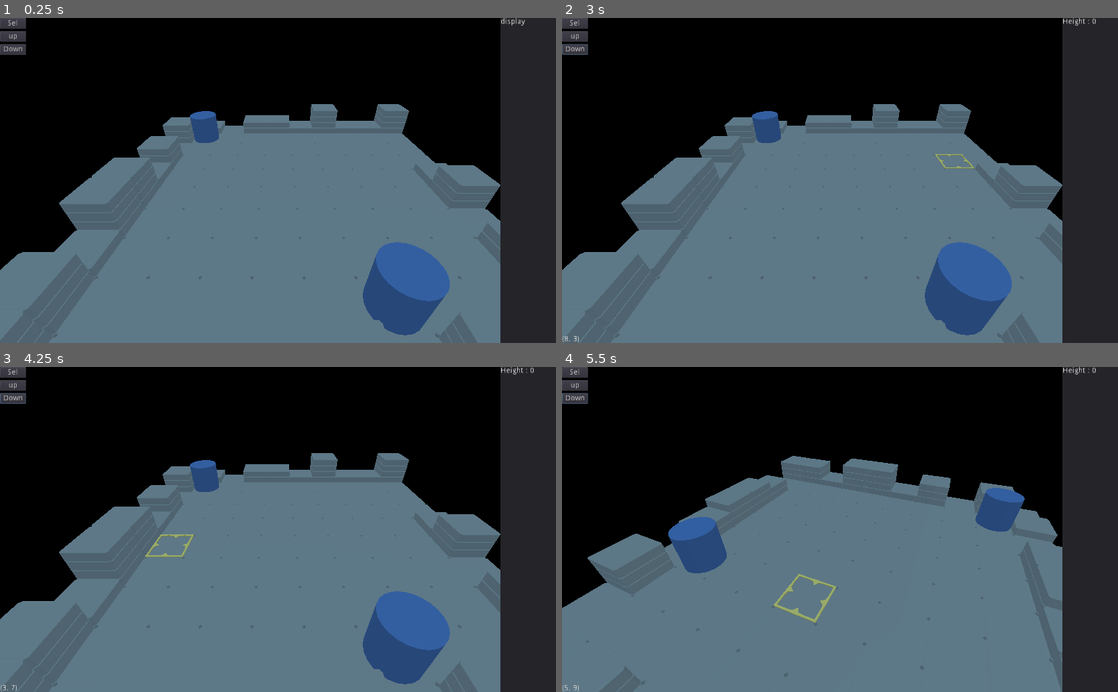
Above: before the commit, frames 1-4 (two rows, left to right).
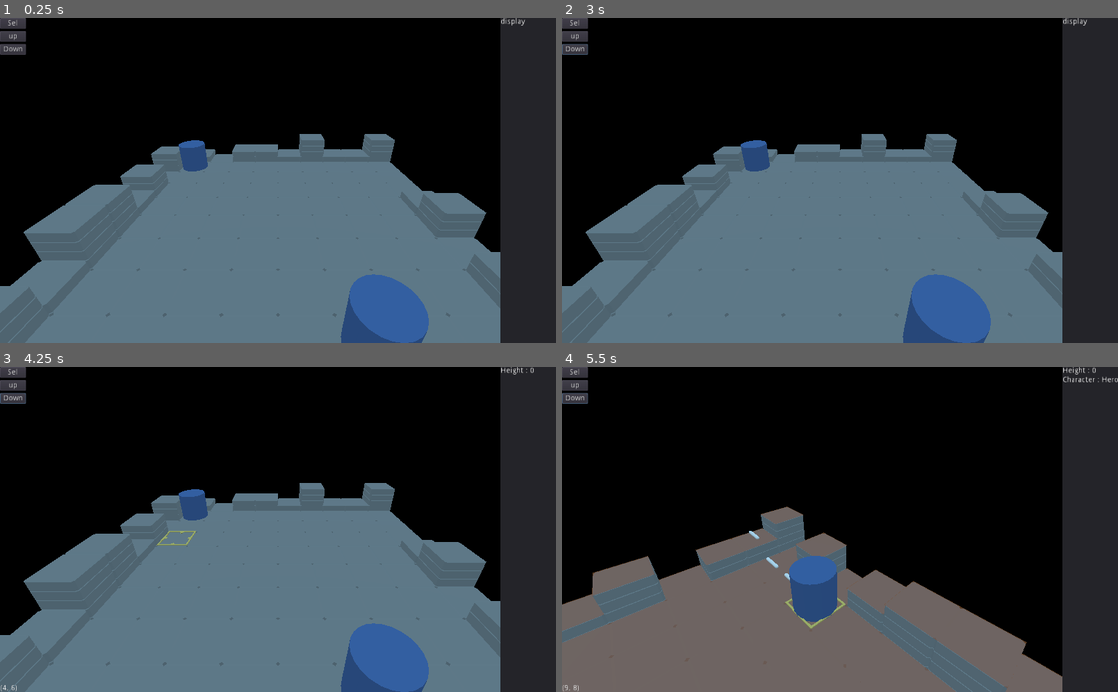
Above: after the commit, the same moments.

Repository: Ravath/RPG_Simu3D
Game: Godot game, scene res://Scenes/Simulation/Map.tscn
Same seed, same stepped clock (60 frames per second), same inputs: the game is played once before the commit and once after it.
Inputs (mouse positions are in pixels of both pictures, inside the frame that each line leads up to):
- Up to frame 1 (0.25 s): no input
- Up to frame 2 (3 s): click "Sel" at 0.5 s; click "up" at 1.25 s; click "Down" at 2 s; tap Enter at 2.75 s; move the mouse to (962, 164) at 2.77 s; hold Right (ui_right) from 2.78 s (still down); hold Q from 2.78 s (still down); click (962, 164) at 2.92 s
- Up to frame 3 (4.25 s): release Right (ui_right) at 3.5 s; release Q at 3.5 s; tap Space at 3.5 s; drag from (166, 545) to (250, 594) at 3.52 s
- Up to frame 4 (5.5 s): tap Enter at 4.25 s; move the mouse to (895, 458) at 4.27 s; hold Right (ui_right) 4.28-5 s; hold E 4.28-5 s; click (895, 458) at 4.42 s; drag from (812, 594) to (673, 480) at 5.02 s

The runs differ from the first frame. In frame 1, 16% of the frame differs, in the area x 0-90%, y 26-100%; in frame 2, 16%; in frame 3, 16%; in frame 4, 48%, in the area x 0-100%, y 2-100%.

Commit message:
Clean the 3D structure

Diff:
--- a/Scenes/Simulation/ArrowDrawer.gd
+++ b/Scenes/Simulation/ArrowDrawer.gd
@@ -2,13 +2,16 @@
 
 
 # The tile dimensions
-const W = 2
-const H = 0.5
-const epsilon = H/2
+var W
+var H
+var epsilon
 
 
 # Called when the node enters the scene tree for the first time.
 func _ready():
+	W = get_parent().TILE_WIDTH
+	H = get_parent().TILE_HEIGHT
+	epsilon = H/2
 	pass # Replace with function body.
 
 
@@ -26,7 +29,6 @@
 	while c :
 		count += 1
 		c = c.previous
-		# TODO add 1 each time there is an elevation
 
 	# instantiate and positionate the highlight
 	self.multimesh.instance_count = count
@@ -38,7 +40,6 @@
 		var position = Transform()
 		var alt = map.get_height(c.position)
 		position.origin = Vector3(c.position.x * W, (alt+0.5)*H + epsilon, c.position.y * W)
-#		position = position.translated(Vector3(c.position.x * W, (alt+0.5)*H + epsilon, c.position.y * W))
 
 		# do rotation
 		if c.previous :
--- a/Scenes/Simulation/Camera.gd
+++ b/Scenes/Simulation/Camera.gd
@@ -1,10 +1,12 @@
 extends Position3D
 
-var CAMERA_SPEED = 0.1
+var CAMERA_SPEED = 0.2
 
 # Called when the node enters the scene tree for the first time.
 func _ready():
-	$Camera.transform = $Camera.transform.looking_at(self.transform.origin, Vector3.UP)
+	# TODO maybe fix this :
+	# code line removed because the current code is not robust to this initial rotation for some reason
+#	$Camera.transform = $Camera.transform.looking_at(self.transform.origin, Vector3.UP)
 	pass
 
 
--- a/Scenes/Simulation/CharacterDisplayer.gd
+++ b/Scenes/Simulation/CharacterDisplayer.gd
@@ -2,13 +2,15 @@
 
 
 # The tile dimensions
-const W = 2
-const H = 0.5
+var W
+var H
 const C_H = 2 # Character height
 
 
 # Called when the node enters the scene tree for the first time.
 func _ready():
+	W = get_parent().TILE_WIDTH
+	H = get_parent().TILE_HEIGHT
 	pass # Replace with function body.
 
 func update_characters(var map):
--- /dev/null
+++ b/Scenes/Simulation/Display3D.gd
@@ -0,0 +1,39 @@
+extends Spatial
+
+
+const TILE_WIDTH = 2	# size of a 3D model tile
+const TILE_HEIGHT = 0.5	# height of a 3D model tile
+
+var map	# the map to display
+
+# Called when the node enters the scene tree for the first time.
+func _ready():
+	pass # Replace with function body.
+
+func set_map(new_map):
+	self.map = new_map #MapData
+	$TileBuilder_Square.update_grid(map)
+	$CharacterDisplayer.update_characters(map)
+
+func update_tile_at(coordinate2D):
+	$TileBuilder_Square.update_tile_at(map, coordinate2D)
+	$CharacterDisplayer.update_characters(map)
+
+func update_characters():
+	$CharacterDisplayer.update_characters(map)
+
+func set_selection_cursor(pos):
+	$Selector.transform.origin = Vector3(
+		pos.x * TILE_WIDTH ,
+		map.grid[pos.x][pos.y] * TILE_HEIGHT,
+		pos.y * TILE_WIDTH ) + Vector3.UP * 0.3
+
+func highlight_zone(zone):
+	# draw a highlighting for the given tiles
+	# zone : Vector2[] of the tiles to highlight
+	$ZoneHighlighter.set_highlight(map, zone)
+
+func draw_line(start_node) :
+	# draw a pathline starting from the given navigation node nav_node
+	# zone : nav_node of the path to show
+	$ArrowDrawer.draw_line(map, start_node)
--- a/Scenes/Simulation/Map.gd
+++ b/Scenes/Simulation/Map.gd
@@ -4,7 +4,7 @@
 var current_tool = null	# current tool used on click (null for selection only)
 var selected_character = null # the currently selected Character
 var walkable # walkable zone of the selected character
-var current_coordinate : Vector2 # last known Coordinate of the mouse
+var current_coordinate : Vector2 # last known Grid Coordinates of the mouse
 
 # Called when the node enters the scene tree for the first time.
 func _ready():
@@ -26,14 +26,14 @@
 	map.add_character(c2)
 
 	# give map to display module
-	$TileBuilder_Square.set_map(map)
+	$Display3D.set_map(map)
 	map.connect("updated_tile_height", self, "_on_updated_tile_height")
 
 func _on_updated_tile_height(coordinate2D):
 	# when the map has been changed, update the 3D model
-	$TileBuilder_Square.update_tile_at(coordinate2D)
+	$Display3D.update_tile_at(coordinate2D)
 
-func _on_tile_selected(coordinate):
+func Tile_Left_Click(coordinate):
 
 	# selection process
 	var display = "Height : "
@@ -57,15 +57,36 @@
 	if selected_character:
 		update_walkable_zone(selected_character)
 	else :
-		$TileBuilder_Square.highlight_zone(null)
-		$TileBuilder_Square.draw_line(null)
+		$Display3D.highlight_zone(null)
+		$Display3D.draw_line(null)
+
+func Tile_Right_Click(coordinate2D):
+	if selected_character and walkable :
+		# find navigation node and go if any
+		var end_node = find_nav_node(coordinate2D)
+		if end_node:
+			selected_character.position = end_node.position
+			$Display3D.update_characters()
+			# redo the selection stuff
+			Tile_Left_Click(coordinate2D)
+#			update_walkable_zone(selected_character)
+			$Display3D.set_selection_cursor(coordinate2D)
+
+func Tile_Mouse_Enters(coordinate2D):
+	$Coordinate.set_text(str(coordinate2D))
+
+	# if a character is selected, display the path up to the current tile
+	if selected_character and walkable :
+		var end_node = find_nav_node(coordinate2D)
+		if end_node:
+			$Display3D.draw_line(end_node)
 
 func update_walkable_zone(character) :
 	walkable = character.find_walkable(map)
 	var zone = []
-	for wz in walkable:
-		zone.append(wz.position)
-	$TileBuilder_Square.highlight_zone(zone)
+	for node in walkable:
+		zone.append(node.position)
+	$Display3D.highlight_zone(zone)
 
 func find_nav_node(coordinate2D):
 	# Find the nav_node in the walkable zone that arrives at the given coordinates
@@ -78,29 +99,22 @@
 
 func _on_TileBuilder_Square_mouse_tile_event(event, coordinate2D):
 
-	#move the character on RIGHT_CLICK
-	if event is InputEventMouseButton and event.button_index == BUTTON_RIGHT and event.pressed \
-	and selected_character and walkable :
-		# find navigation node and go if any
-		var end_node = find_nav_node(coordinate2D)
-		if end_node:
-			selected_character.position = end_node.position
-			$TileBuilder_Square.update_characters()
-			# redo the selection stuff
-			_on_tile_selected(coordinate2D)
-#			update_walkable_zone(selected_character)
-			$TileBuilder_Square.set_selection_cursor(coordinate2D)
+	# Do mouse action on LEFT_CLICK
+	if event is InputEventMouseButton and event.button_index == BUTTON_LEFT and event.pressed :
 
-	# update the current tile under the mouse
+		Tile_Left_Click(coordinate2D)
+		$Display3D.set_selection_cursor(coordinate2D)
+
+	# Move the selected character on RIGHT_CLICK
+	elif event is InputEventMouseButton and event.button_index == BUTTON_RIGHT and event.pressed :
+
+		Tile_Right_Click(coordinate2D)
+
+	# update the DisplayPanels with the tile info of the one under the mouse
 	if current_coordinate != coordinate2D:
 		current_coordinate = coordinate2D
-		$Coordinate.set_text(str(coordinate2D))
 
-		# if a character is selected, display the path up to the current tile
-		if selected_character and walkable :
-			var end_node = find_nav_node(coordinate2D)
-			if end_node:
-				$TileBuilder_Square.draw_line(end_node)
+		Tile_Mouse_Enters(coordinate2D)
 
 func _on_Button_select_pressed():
 	current_tool = null
--- a/Scenes/Simulation/Map.tscn
+++ b/Scenes/Simulation/Map.tscn
@@ -8,6 +8,7 @@
 [ext_resource path="res://Scenes/Simulation/ZoneHighlighter.gd" type="Script" id=6]
 [ext_resource path="res://Scenes/Simulation/CharacterDisplayer.gd" type="Script" id=7]
 [ext_resource path="res://Scenes/Simulation/ArrowDrawer.gd" type="Script" id=8]
+[ext_resource path="res://Scenes/Simulation/Display3D.gd" type="Script" id=9]
 
 [sub_resource type="MultiMesh" id=1]
 transform_format = 1
@@ -96,36 +97,38 @@
 [node name="Map" type="Spatial"]
 script = ExtResource( 3 )
 
-[node name="TileBuilder_Square" type="MultiMeshInstance" parent="."]
-transform = Transform( 0.5, 0, 0, 0, 0.5, 0, 0, 0, 0.5, -4, 0, -4 )
+[node name="Camera" parent="." instance=ExtResource( 1 )]
+transform = Transform( 1, 0, 0, 0, 1, 0, 0, 0, 1, 9, 4, 14 )
+
+[node name="Display3D" type="Spatial" parent="."]
+script = ExtResource( 9 )
+
+[node name="TileBuilder_Square" type="MultiMeshInstance" parent="Display3D"]
 multimesh = SubResource( 1 )
 script = ExtResource( 2 )
 
-[node name="Click_detection" type="Area" parent="TileBuilder_Square"]
+[node name="Click_detection" type="Area" parent="Display3D/TileBuilder_Square"]
 visible = false
 
-[node name="CollisionShape" type="CollisionShape" parent="TileBuilder_Square/Click_detection"]
+[node name="CollisionShape" type="CollisionShape" parent="Display3D/TileBuilder_Square/Click_detection"]
 transform = Transform( 1, 0, 0, 0, 0.25, 0, 0, 0, 1, 0, 0, 0 )
 shape = SubResource( 2 )
 
-[node name="Selector" type="MeshInstance" parent="TileBuilder_Square"]
-transform = Transform( 1, 0, 0, 0, 1, 0, 0, 0, 1, 0, -5, 0 )
+[node name="Selector" type="MeshInstance" parent="Display3D"]
 mesh = ExtResource( 5 )
 material/0 = SubResource( 6 )
 
-[node name="ZoneHighlighter" type="MultiMeshInstance" parent="TileBuilder_Square"]
+[node name="ZoneHighlighter" type="MultiMeshInstance" parent="Display3D"]
 multimesh = SubResource( 9 )
 script = ExtResource( 6 )
 
-[node name="CharacterDisplayer" type="MultiMeshInstance" parent="TileBuilder_Square"]
+[node name="CharacterDisplayer" type="MultiMeshInstance" parent="Display3D"]
 multimesh = SubResource( 12 )
 script = ExtResource( 7 )
 
-[node name="ArrowDrawer" type="MultiMeshInstance" parent="TileBuilder_Square"]
+[node name="ArrowDrawer" type="MultiMeshInstance" parent="Display3D"]
 multimesh = SubResource( 14 )
 script = ExtResource( 8 )
-
-[node name="Camera" parent="." instance=ExtResource( 1 )]
 
 [node name="VBoxContainer" type="VBoxContainer" parent="."]
 margin_right = 40.0
@@ -179,9 +182,8 @@
 
 [node name="WorldEnvironment" type="WorldEnvironment" parent="."]
 environment = SubResource( 16 )
-[connection signal="mouse_tile_event" from="TileBuilder_Square" to="." method="_on_TileBuilder_Square_mouse_tile_event"]
-[connection signal="tile_selected" from="TileBuilder_Square" to="." method="_on_tile_selected"]
-[connection signal="input_event" from="TileBuilder_Square/Click_detection" to="TileBuilder_Square" method="_on_Area_input_event"]
+[connection signal="mouse_tile_event" from="Display3D/TileBuilder_Square" to="." method="_on_TileBuilder_Square_mouse_tile_event"]
+[connection signal="input_event" from="Display3D/TileBuilder_Square/Click_detection" to="Display3D/TileBuilder_Square" method="_on_Area_input_event"]
 [connection signal="pressed" from="VBoxContainer/Button_select" to="." method="_on_Button_select_pressed"]
 [connection signal="pressed" from="VBoxContainer/Button_upTool" to="." method="_on_Button_upTool_pressed"]
 [connection signal="pressed" from="VBoxContainer/Button_downTool" to="." method="_on_Button_downTool_pressed"]
--- a/Scenes/Simulation/TileBuilder_Square.gd
+++ b/Scenes/Simulation/TileBuilder_Square.gd
@@ -1,25 +1,18 @@
 extends MultiMeshInstance
 # A 3D model of a map
 
-const TILE_WIDTH = 2	# size of a 3D model tile
-const TILE_HEIGHT = 0.5	# height of a 3D model tile
-
-var map	# the map to display
+var TILE_WIDTH
+var TILE_HEIGHT
 var click_managers = []	# the list of tile click detectors (one per tile)
 
-signal tile_selected(coordinate2D)
 signal mouse_tile_event(event, coordinate2D)
 
 # Called when the node enters the scene tree for the first time.
 func _ready():
-	pass
+	TILE_WIDTH = get_parent().TILE_WIDTH
+	TILE_HEIGHT = get_parent().TILE_HEIGHT
 
-func set_map(new_map):
-	self.map = new_map #MapData
-	update_grid()
-	$CharacterDisplayer.update_characters(map)
-
-func update_grid():
+func update_grid(map):
 	# instantiate and positionate the tiles
 	self.multimesh.instance_count = map.X * map.Y * map.MAX_ALTITUDE
 
@@ -35,10 +28,10 @@
 			col.visible = true
 			col.name = col.name + "_" + str(self.click_managers.size())
 			self.click_managers.append(col)
-			update_click_manager_at(x, y, map.grid[x][y])
+			update_click_manager_at(map, x, y, map.grid[x][y])
 			self.add_child(col)
 
-func update_tile_at(coordinate2D):
+func update_tile_at(map, coordinate2D):
 	var v = coordinate2D as Vector2
 	# place tiles
 	for i in range(map.MAX_ALTITUDE):
@@ -47,15 +40,9 @@
 			position = position.translated(Vector3(TILE_WIDTH*v.x, TILE_HEIGHT*i, TILE_WIDTH*v.y))
 		self.multimesh.set_instance_transform(v.x*map.MAX_ALTITUDE*map.Y + v.y*map.MAX_ALTITUDE + i, position)
 	# update click_manager
-	update_click_manager_at(v.x, v.y, map.grid[v.x][v.y])
+	update_click_manager_at(map, v.x, v.y, map.grid[v.x][v.y])
 
-	#Update Characters
-	update_characters()
-
-func update_characters():
-	$CharacterDisplayer.update_characters(map)
-
-func update_click_manager_at(x, y, z):
+func update_click_manager_at(map, x, y, z):
 	# update the CollisionShape height and position used to detect clicks at the given coordinates
 	var col = self.click_managers[x * map.Y + y]
 	col.transform.origin.x = TILE_WIDTH * x
@@ -67,49 +54,24 @@
 	# when a tile is clicked_on, deduce the grid coordinates
 	# then execute the current tool and selection process
 	var gp = pos_to_grid(click_position - 0.05 * click_normal)
-	if event is InputEventMouseButton and event.button_index == BUTTON_LEFT and event.pressed :
-#		var gp = pos_to_grid(click_position - 0.05 * click_normal)
-
-		emit_signal("tile_selected", gp)
-
-		set_selection_cursor(gp)
-	else :
-		emit_signal("mouse_tile_event", event, gp)
+	emit_signal("mouse_tile_event", event, gp)
 
 func pos_to_grid(position) :
 	# convert a global position2D into a grid coordinate2D
-	# TODO maybe simplify for optimisation if not using scaling on the map
-	var x = (((position.x - self.transform.origin.x) / self.scale.x) + TILE_WIDTH/2) / TILE_WIDTH
-	var y = (((position.z - self.transform.origin.z) / self.scale.z) + TILE_WIDTH/2) / TILE_WIDTH
+	# This is an old (and probably wrong) formula with the scale taken into account, in case of future need
+#	var x = (((position.x - self.transform.origin.x) / self.scale.x) + TILE_WIDTH/2) / TILE_WIDTH
+#	var y = (((position.z - self.transform.origin.z) / self.scale.z) + TILE_WIDTH/2) / TILE_WIDTH
+	var x = ((position.x - self.transform.origin.x) + TILE_WIDTH/2) / TILE_WIDTH
+	var y = ((position.z - self.transform.origin.z) + TILE_WIDTH/2) / TILE_WIDTH
 	return Vector2(int(x),int(y))
 
 func grid_to_pos(coordinate):
-	# convert a grid coordinate2S into a global position3D
-	return Vector3(
-		coordinate.x * TILE_WIDTH  * self.scale.x + self.transform.origin.x,
-		map.grid[coordinate.x][coordinate.y] * TILE_HEIGHT * self.scale.z + self.transform.origin.z,
-		coordinate.y * TILE_WIDTH  * self.scale.y + self.transform.origin.y)
-
-func to_center_tile():
-	# Get the offset from the corner to the center of a tile
-	return Vector3(
-		TILE_WIDTH/2  * self.scale.x,
-		TILE_HEIGHT/2 * self.scale.y,
-		TILE_WIDTH/2  * self.scale.z)
-
-func set_selection_cursor(pos):
-	$Selector.transform.origin = Vector3(
-		pos.x * TILE_WIDTH ,
-		map.grid[pos.x][pos.y] * TILE_HEIGHT,
-		pos.y * TILE_WIDTH ) + Vector3.UP * 0.3
-
-func highlight_zone(zone):
-	# draw a highlighting for the given tiles
-	# zone : Vector2[] of the tiles to highlight
-	$ZoneHighlighter.set_highlight(map, zone)
-
-
-func draw_line(start_node) :
-	# draw a pathline starting from the given navigation node nav_node
-	# zone : nav_node of the path to show
-	$ArrowDrawer.draw_line(map, start_node)
+	# convert a grid coordinate2D into a global position2D
+	return Vector2(
+		coordinate.x * TILE_WIDTH  + self.transform.origin.x,
+		coordinate.y * TILE_WIDTH  + self.transform.origin.y)
+	# This is previous formula with scale and Height, in case of future need
+#	return Vector2(
+#		coordinate.x * TILE_WIDTH  * self.scale.x + self.transform.origin.x,
+#		map.grid[coordinate.x][coordinate.y] * TILE_HEIGHT * self.scale.z + self.transform.origin.z,
+#		coordinate.y * TILE_WIDTH  * self.scale.y + self.transform.origin.y)
--- a/Scenes/Simulation/ZoneHighlighter.gd
+++ b/Scenes/Simulation/ZoneHighlighter.gd
@@ -2,13 +2,15 @@
 
 
 # The tile dimensions
-const W = 2
-const H = 0.5
+var W
+var H
 # over-elevation for not placing the highlight in the tile
 const epsilon = 0.001
 
 # Called when the node enters the scene tree for the first time.
 func _ready():
+	W = get_parent().TILE_WIDTH
+	H = get_parent().TILE_HEIGHT
 	pass
 
 func set_highlight(map, zone):
Not shown: 1 places in Scenes/Simulation/Map.tscn that only renumber resources
